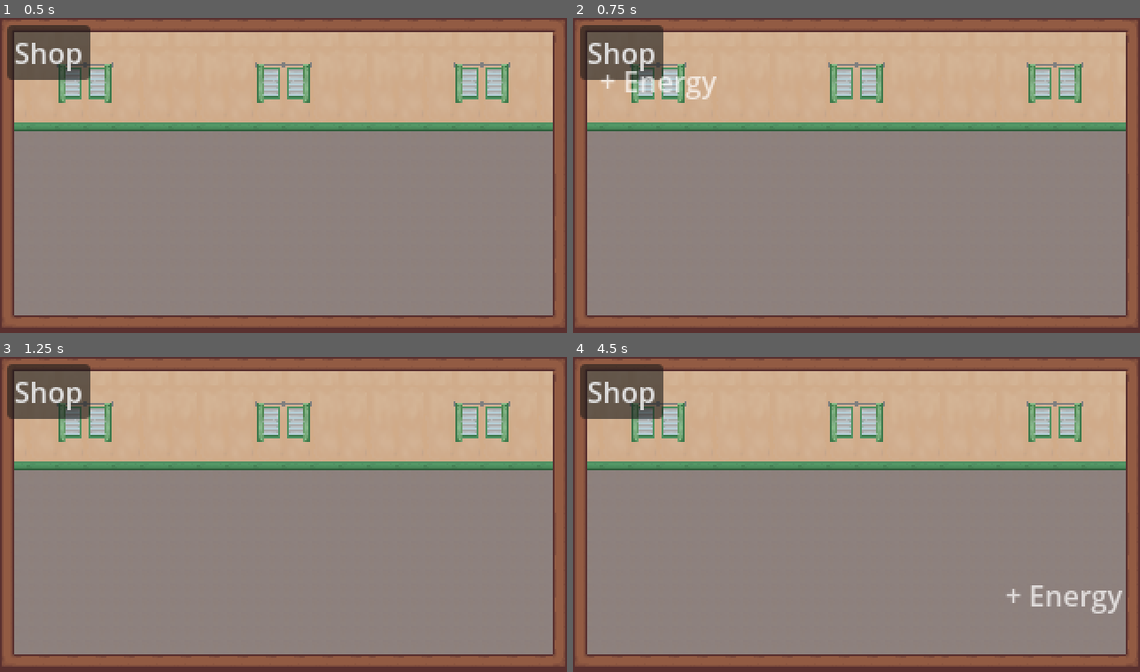
Above: before the commit, frames 1-4 (two rows, left to right).
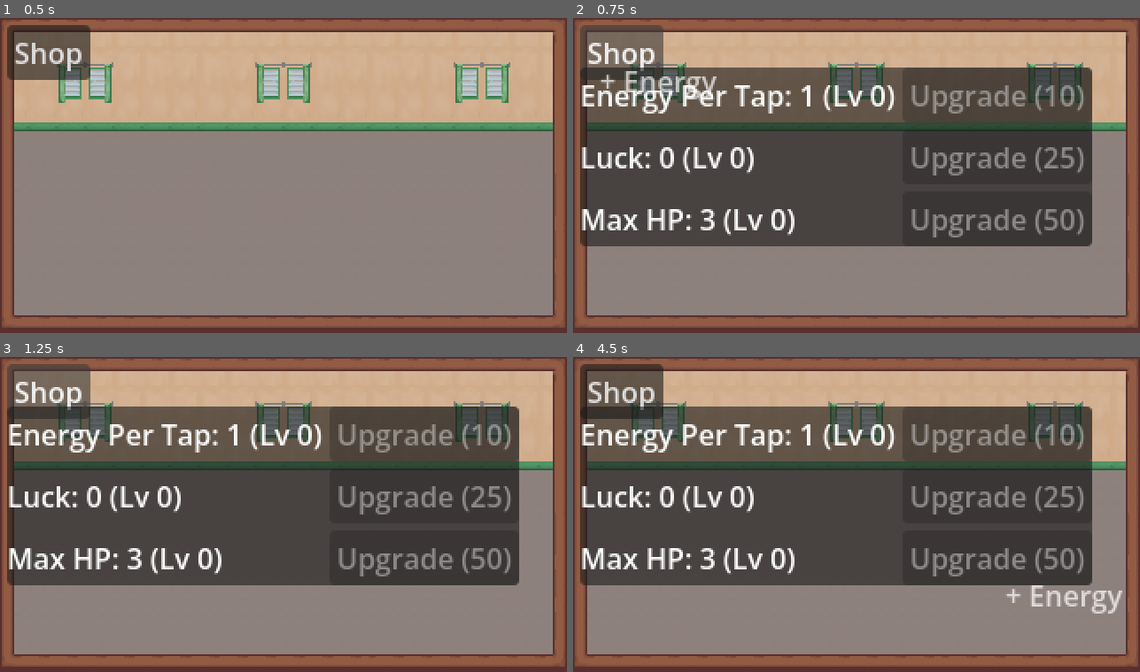
Above: after the commit, the same moments.

Repository: AzeOcram/checkpoint-gamejam
Game: Godot game, scene res://scenes/main/main.tscn
The game is run twice, just before and just after one commit, with the same random seed, the same clock (stepped at 60 frames per second) and the same inputs. The engine's default icon, where the game draws it, is replaced by a stand-in: a white triangle on a blue panel in a dark square.
Inputs (mouse positions are in pixels of both pictures, inside the frame that each line leads up to):
- Up to frame 1 (0.5 s): no input
- Up to frame 2 (0.75 s): click "Shop" at 0.5 s
- Up to frame 3 (1.25 s): no input
- Up to frame 4 (4.5 s): tap Enter at 1.25 s; move the mouse to (981, 501) at 1.27 s; press the mouse at (981, 501) at 1.28 s; move the mouse to (743, 533) at 2.02 s; release the mouse at (743, 533) at 2.03 s; hold S 2.03-2.78 s; click (743, 533) at 2.1 s; move the mouse to (913, 445) at 2.77 s; press the mouse at (913, 445) at 2.78 s; move the mouse to (828, 580) at 3.52 s; release the mouse at (828, 580) at 3.53 s; click (828, 580) at 3.6 s; move the mouse to (1026, 564) at 4.27 s; press the mouse at (1026, 564) at 4.28 s; hold S from 4.28 s (still down)

Frame 1 is identical in both runs. In frame 2, 50% of the frame differs, in the area x 1-92%, y 15-73%; in frame 3, 50%; in frame 4, 50%.

Commit message:
fix(stats): make Shop button clickable and add S shortcut
The Social Battery feedback container (an invisible Control in a
CanvasLayer) sat over the top-left and swallowed mouse clicks.
Set its mouse_filter to ignore, matching the Energy feedback layer.
Press S to toggle the shop. Tests now send a real click and key press.

Diff:
--- a/scenes/social_battery/social_battery_system.tscn
+++ b/scenes/social_battery/social_battery_system.tscn
@@ -26,6 +26,7 @@
 anchors_preset = 0
 offset_right = 40.0
 offset_bottom = 40.0
+mouse_filter = 2
 
 [node name="GenerationProgressBar" type="TextureProgressBar" parent="." unique_id=1452698933]
 offset_left = 533.0
--- a/scripts/stats/stats_shop.gd
+++ b/scripts/stats/stats_shop.gd
@@ -33,6 +33,12 @@
 	shop_panel.visible = not shop_panel.visible
 
 
+# Press S to open or close the shop.
+func _unhandled_key_input(event: InputEvent) -> void:
+	if event.pressed and not event.echo and event.keycode == KEY_S:
+		_on_toggle_pressed()
+
+
 func _add_row(stat_id: String) -> void:
 	var row := HBoxContainer.new()
 	var label := Label.new()
--- a/tests/test_stats_system.gd
+++ b/tests/test_stats_system.gd
@@ -83,6 +83,14 @@
 	player.luck = 0
 	player.energy = 0
 	stats.stats_changed.emit()
+	shop.get_node("ShopPanel").visible = false
+	await _click(shop.get_node("ToggleButton"))
+	check(shop.get_node("ShopPanel").visible, "real mouse click opens shop")
+	await _press_s()
+	check(not shop.get_node("ShopPanel").visible, "S key closes shop")
+	await _press_s()
+	check(shop.get_node("ShopPanel").visible, "S key opens shop")
+
 	var luck_button: Button = shop._rows["luck"].button
 	check(luck_button.disabled, "luck button disabled without energy")
 	energy.add(25)
@@ -94,3 +102,25 @@
 
 	print("stats tests: %s" % ("PASS" if failures == 0 else "%d FAILED" % failures))
 	quit(failures)
+
+
+func _click(button: Control) -> void:
+	# Window pixels differ from canvas pixels because of viewport stretch.
+	var pos: Vector2 = root.get_final_transform() * button.get_global_rect().get_center()
+	for pressed in [true, false]:
+		var click := InputEventMouseButton.new()
+		click.button_index = MOUSE_BUTTON_LEFT
+		click.position = pos
+		click.global_position = pos
+		click.pressed = pressed
+		root.push_input(click)
+		await process_frame
+
+
+func _press_s() -> void:
+	for pressed in [true, false]:
+		var key := InputEventKey.new()
+		key.keycode = KEY_S
+		key.pressed = pressed
+		root.push_input(key)
+		await process_frame
